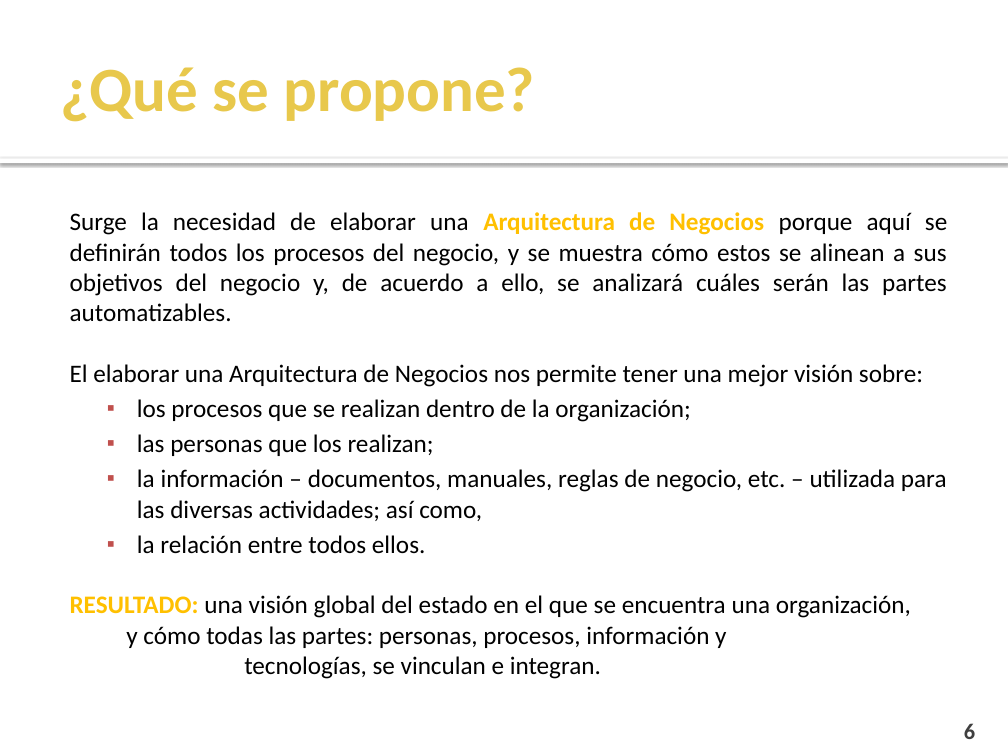
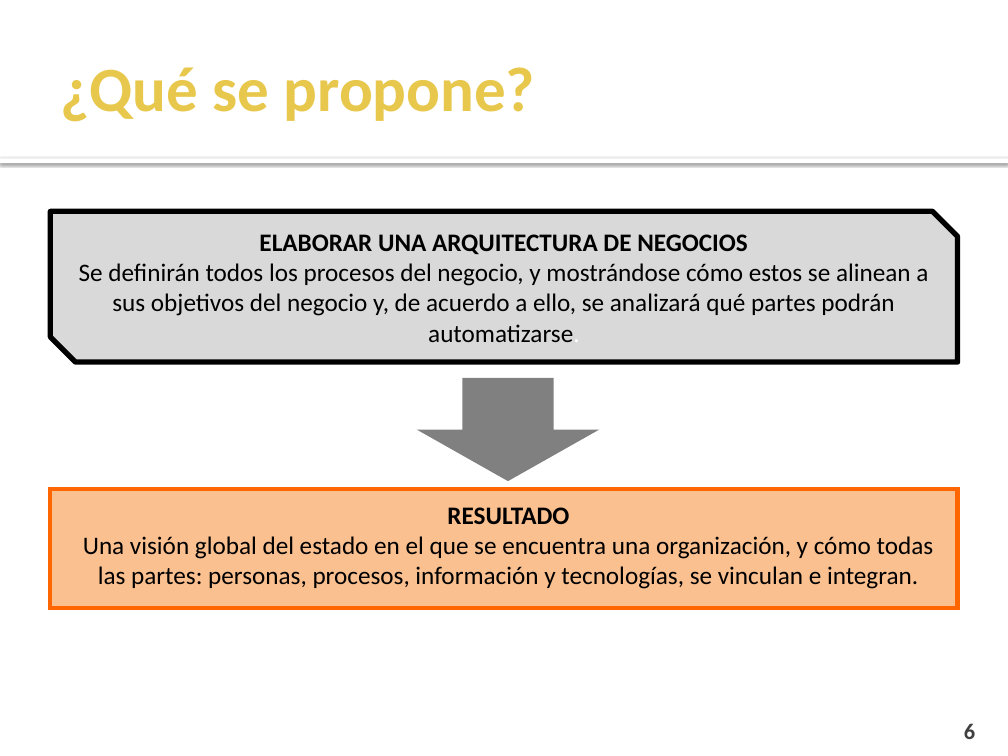
Before and after one commit to cms/proyecto-fya, a slide deck: slide 6 of Presentacion Final Ciclo 2011-1/Presentación Semana 17.pptx. Drawn at 1008x756 pixels with LibreOffice and Linux fonts; fonts in the diff are those of the drawing; background and template pictures are left out. Boxes give left, top, right and bottom in pixels: in the first picture for what was removed or moved away, otherwise in the second. Text is boxed around its words. In the diff, an @@ line names an element or a change of style, - is before the commit and + after.

```diff
--- a/Presentacion Final Ciclo 2011-1/Presentación Semana 17.pptx
+++ b/Presentacion Final Ciclo 2011-1/Presentación Semana 17.pptx
@@ snip diag rect added at bbox=[50, 212, 958, 363], fill #D9D9D9, outline #000000 3.78 pt, 18 pt, text #000000 @@
+ELABORAR UNA ARQUITECTURA DE NEGOCIOS
+Se definirán todos los procesos del negocio, y mostrándose cómo estos se alinean a sus objetivos del negocio y, de acuerdo a ello, se analizará qué partes podrán automatizarse.
@@ text removed at bbox=[70, 212, 947, 679] @@
-Surge la necesidad de elaborar una Arquitectura de Negocios porque aquí se definirán todos los procesos del negocio, y se muestra cómo estos se alinean a sus objetivos del negocio y, de acuerdo a ello, se analizará cuáles serán las partes automatizables.
-El elaborar una Arquitectura de Negocios nos permite tener una mejor visión sobre:
-  ▪ los procesos que se realizan dentro de la organización;
-  ▪ las personas que los realizan;
-  ▪ la información – documentos, manuales, reglas de negocio, etc. – utilizada para las diversas actividades; así como,
-  ▪ la relación entre todos ellos.
-RESULTADO: una visión global del estado en el que se encuentra una organización, y cómo todas las partes: personas, procesos, información y
-tecnologías, se vinculan e integran.
@@ down arrow added at bbox=[416, 378, 599, 481], fill #808080 @@
@@ rectangle added at bbox=[50, 489, 958, 608], fill #FAC090, outline #FF6600 3 pt, 18 pt, text #000000 @@
+RESULTADO
+Una visión global del estado en el que se encuentra una organización, y cómo todas las partes: personas, procesos, información y tecnologías, se vinculan e integran.
```
Also in this commit, not shown: 12 other slides changed.
